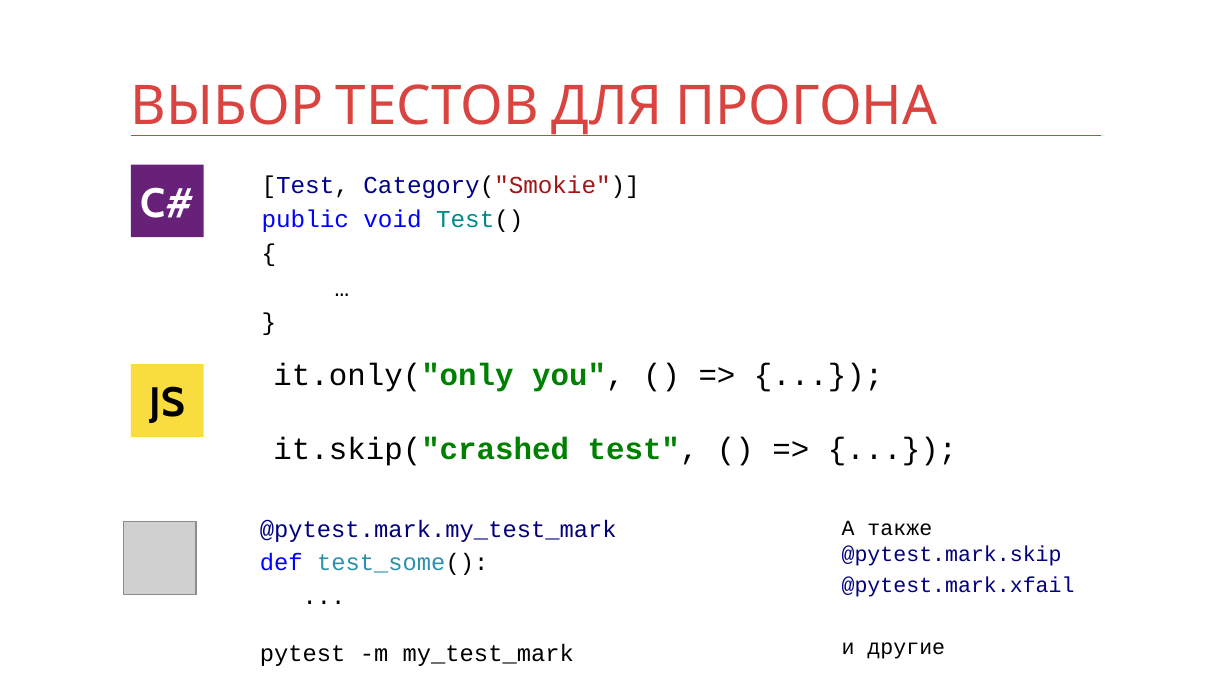
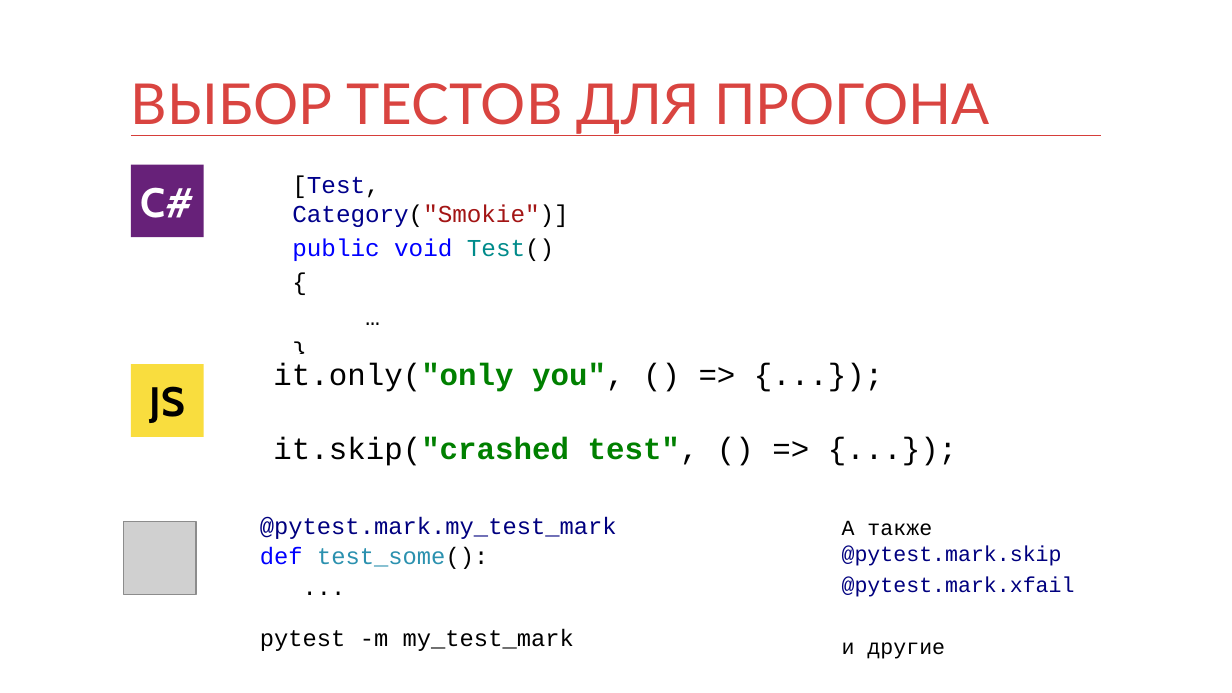
Before and after one commit to kontur-courses/testing, a slide deck: slide 36 of testing.pptx. Drawn at 1232x693 pixels with LibreOffice and Linux fonts; fonts in the diff are those of the drawing; grey boxes stand for pictures. Boxes give left, top, right and bottom in pixels: in the first picture for what was removed or moved away, otherwise in the second. Text is boxed around its words. In the diff, an @@ line names an element or a change of style, - is before the commit and + after.

```diff
--- a/testing.pptx
+++ b/testing.pptx
@@ title "ВЫБОР ТЕСТОВ ДЛЯ ПРОГОНА" at (131, 83, 989, 134): size 32 to 33 pt, font Cabin to Lato @@
@@ line (131, 136) - (1101, 136): stroke #D83F3B 0.25 pt to #D63E3A 1 pt @@
@@ text "[Test, Category("Smokie")]" at (292, 175, 568, 261): indent changed @@
@@ text "@pytest.mark.my_test_mark" at (260, 516, 617, 651): line spacing 1 to 0.9 @@
```
Also in this commit, not shown: 11 other slides changed.
